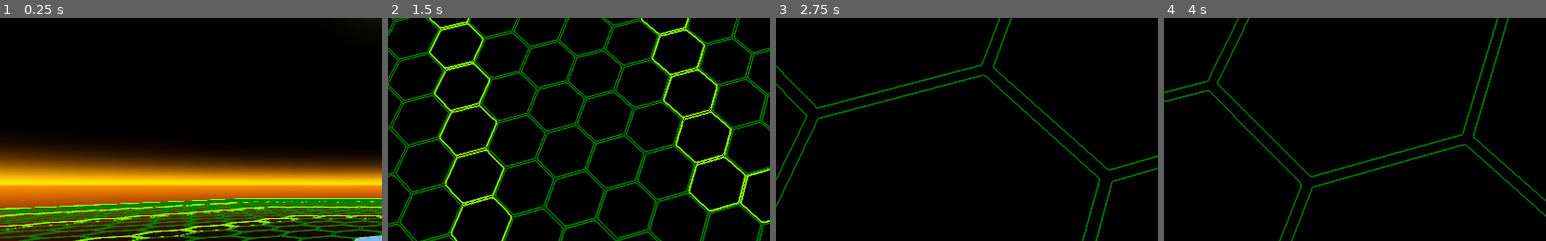
Above: before the commit, frames 1-4 (left to right).
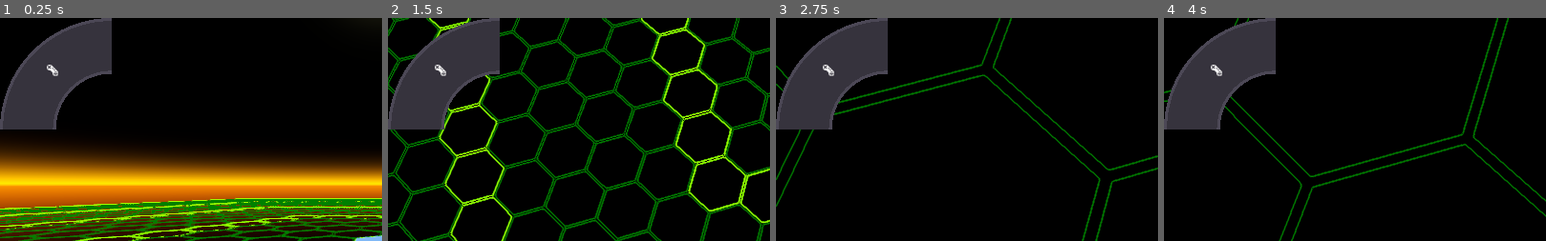
Above: after the commit, the same moments.

Repository: ObsidianBlk/Twin-Sticky
Game: Godot game, scene res://ArenaEditor/ArenaEditor.tscn
Same seed, same stepped clock (60 frames per second), same inputs: the game is played once before the commit and once after it. This scene is started directly instead of the project's main scene.
Inputs (mouse positions are % of the whole screen's width and height, from its top left):
- Up to frame 1 (0.25 s): no input
- Up to frame 2 (1.5 s): tap Enter at 0.5 s; move the mouse to (72, 45) at 0.52 s; hold D (booster_right) 0.53-1.28 s; hold Middle mouse button (orbit_enable) 0.53-1.28 s; click (72, 45) at 0.67 s; tap Space (booster_jump) at 0.77 s; move the mouse to (30, 55) at 1.27 s; hold S (booster_backward) from 1.28 s (still down); tap ` (terminal) at 1.35 s; click (30, 55) at 1.42 s
- Up to frame 3 (2.75 s): tap Space (booster_jump) at 1.52 s; move the mouse to (60, 28) at 2.02 s; release S (booster_backward) at 2.03 s; hold D (booster_right) from 2.03 s (still down); hold , (zoom_in) from 2.03 s (still down); click (60, 28) at 2.17 s
- Up to frame 4 (4 s): move the mouse to (45, 70) at 2.77 s; release D (booster_right) at 2.78 s; release , (zoom_in) at 2.78 s; hold W (booster_forward) 2.78-3.53 s; tap . (zoom_out) at 2.85 s; click (45, 70) at 2.92 s; tap Space (booster_jump) at 3.02, 3.77 s; move the mouse to (80, 65) at 3.52 s; hold A (booster_left) from 3.53 s (still down); hold Middle mouse button (orbit_enable) from 3.53 s (still down); click (80, 65) at 3.67 s
The pictures show only the part of the screen within x 0-50%, y 0-50%; the shares and areas given below are measured in that part.

The runs differ from the first frame. In frame 1, 8.6% of the frame differs, in the area x 0-30%, y 0-50%; in frame 2, 8.6%; in frame 3, 8.6%; in frame 4, 8.6%.

Commit message:
Moved the Radial Menu Button to it's own scene called RadialButton. RadialButton is now a Control with a ColoRect child. RadialButton now handles GUI input (should handle mouse, keyboard, and joypad, but not tested beyond mouse). RadialMenu is now a placeholder.

Diff:
--- a/ArenaEditor/ArenaEditor.tscn
+++ b/ArenaEditor/ArenaEditor.tscn
@@ -1,10 +1,11 @@
-[gd_scene load_steps=8 format=2]
+[gd_scene load_steps=9 format=2]
 
 [ext_resource path="res://ArenaEditor/ArenaEditor.gd" type="Script" id=1]
 [ext_resource path="res://Objects/HexRegion/HexRegion.tscn" type="PackedScene" id=2]
 [ext_resource path="res://ArenaEditor/HexGridOverlay.gd" type="Script" id=3]
 [ext_resource path="res://Objects/GimbleCamera/GimbleCamera.tscn" type="PackedScene" id=4]
-[ext_resource path="res://UI/RadialMenu/Radial.tscn" type="PackedScene" id=5]
+[ext_resource path="res://UI/RadialButton/RadialButton.tscn" type="PackedScene" id=5]
+[ext_resource path="res://Assets/Textures/input_joypad.svg" type="Texture" id=6]
 
 [sub_resource type="ProceduralSky" id=1]
 sky_top_color = Color( 0, 0, 0, 1 )
@@ -61,5 +62,13 @@
 environment = SubResource( 2 )
 
 [node name="UI" type="CanvasLayer" parent="."]
+layer = 100
 
-[node name="Radial" parent="UI" instance=ExtResource( 5 )]
+[node name="RadialButton" parent="UI" instance=ExtResource( 5 )]
+margin_right = 300.0
+margin_bottom = 300.0
+icon = ExtResource( 6 )
+end_degree = 90.0
+outer_radius = 150.0
+inner_radius = 75.0
+trim_width = 4.0
--- a/Shaders/Arc.shader
+++ b/Shaders/Arc.shader
@@ -1,6 +1,7 @@
 shader_type canvas_item;
 
 uniform sampler2D icon;
+uniform bool use_icon = false;
 uniform vec4 color_body : hint_color = vec4(1,1,1,1);
 uniform vec4 color_trim : hint_color = vec4(0,0,0,1);
 uniform float trim_width = 1.0;
@@ -13,6 +14,7 @@
 vec4 test(){return vec4(0,0,0,1);}
 
 vec4 IconColor(vec2 uv){
+	if (!use_icon){return vec4(0,0,0,0);}
 	float center_angle = radians(angle_start + ((angle_end - angle_start) * 0.5)) + 3.14159;
 	vec2 direction = vec2(cos(center_angle), sin(center_angle));
 	float arc_width = radius_outer - radius_inner;
--- /dev/null
+++ b/UI/RadialButton/RadialButton.gd
@@ -0,0 +1,294 @@
+extends Control
+tool
+
+# TODO: MAJOR
+# Add variables for scaling the icon (if defined) relative to the thickness of the arc
+# This will require adjustments to the Arc.shader code as well!
+
+# ------------------------------------------------------------------------------
+# Signals
+# ------------------------------------------------------------------------------
+signal pressed()
+signal button_down()
+signal button_up()
+
+# ------------------------------------------------------------------------------
+# Constants and ENUMs
+# ------------------------------------------------------------------------------
+enum BUTTON_STATE {Normal=0, Hover=1, Pressed=2}
+const DEFAULT_ICON : Texture = preload("res://Assets/Textures/black_16x16.png")
+
+# ------------------------------------------------------------------------------
+# Export Variables
+# ------------------------------------------------------------------------------
+export var icon : Texture = null							setget set_icon
+export var start_degree : float = 0.0						setget set_start_degree
+export var end_degree : float = 45.0						setget set_end_degree
+export var outer_radius : float = 42.0						setget set_outer_radius
+export var inner_radius : float = 20.0						setget set_inner_radius
+export var trim_width : float = 1.0							setget set_trim_width
+export var pressed : bool = false							setget set_pressed
+export var color_normal : Color = Color("#37343e")			setget set_color_normal
+export var color_hover : Color = Color("#4d4057")			setget set_color_hover
+export var color_pressed : Color = Color("#141317")			setget set_color_pressed
+export var trim_color_normal : Color = Color("#4d4957")		setget set_trim_color_normal
+export var trim_color_hover : Color = Color("#37343e")		setget set_trim_color_hover
+export var trim_color_pressed : Color = Color("#37343e")		setget set_trim_color_pressed
+
+# ------------------------------------------------------------------------------
+# Variables
+# ------------------------------------------------------------------------------
+var _in_focus : bool = false
+var _btn_state : int = BUTTON_STATE.Normal
+
+# ------------------------------------------------------------------------------
+# Onready Variables
+# ------------------------------------------------------------------------------
+onready var _crect_node : ColorRect = $ColorRect
+
+# ------------------------------------------------------------------------------
+# Setters
+# ------------------------------------------------------------------------------
+func set_icon(ico : Texture) -> void:
+	icon = ico
+	_UpdateShaderParams("icon", icon)
+
+func set_start_degree(d : float) -> void:
+	d = fmod(d, 360.0)
+	if d < end_degree:
+		start_degree = d
+		_UpdateShaderParams("angle_start", start_degree)
+
+func set_end_degree(d : float) -> void:
+	d = fmod(d, 360.0)
+	if d > start_degree:
+		end_degree = d
+		_UpdateShaderParams("angle_end", end_degree)
+
+func set_outer_radius(r : float) -> void:
+	if r > inner_radius:
+		outer_radius = r
+		#set_size(Vector2(outer_radius * 2, outer_radius * 2))
+		_UpdateShaderParams("base_size", outer_radius)
+		_UpdateShaderParams("radius_outer", outer_radius)
+		call_deferred("_UpdateRectSize")
+
+func set_inner_radius(r : float) -> void:
+	if r < outer_radius:
+		inner_radius = r
+		_UpdateShaderParams("radius_inner", inner_radius)
+
+func set_trim_width(w : float) -> void:
+	if w >= 0.0:
+		trim_width = w
+		_UpdateShaderParams("trim_width", trim_width)
+
+func set_pressed(p : bool) -> void:
+	pressed = p
+	if pressed:
+		_btn_state = BUTTON_STATE.Pressed
+	else:
+		_btn_state = BUTTON_STATE.Hover if _in_focus else BUTTON_STATE.Normal
+	_UpdateShaderColors()
+
+func set_color_normal(c : Color) -> void:
+	color_normal = c
+	_UpdateShaderColors()
+
+func set_color_hover(c : Color) -> void:
+	color_hover = c
+	_UpdateShaderColors()
+
+func set_color_pressed(c : Color) -> void:
+	color_pressed = c
+	_UpdateShaderColors()
+
+func set_trim_color_normal(c : Color) -> void:
+	trim_color_normal = c
+	_UpdateShaderColors()
+
+func set_trim_color_hover(c : Color) -> void:
+	trim_color_hover = c
+	_UpdateShaderColors()
+
+func set_trim_color_pressed(c : Color) -> void:
+	trim_color_pressed = c
+	_UpdateShaderColors()
+
+# ------------------------------------------------------------------------------
+# Override Methods
+# ------------------------------------------------------------------------------
+func _ready() -> void:
+	if not Engine.editor_hint:
+		connect("focus_entered", self, "_on_focus_entered")
+		connect("focus_exited", self, "_on_focus_exited")
+	_UpdateRectSize()
+	_FullShaderUpdate()
+
+func _gui_input(event : InputEvent) -> void:
+	if event is InputEventMouseMotion:
+		var reset : bool = true
+		if _MousePositionOnButton(event.position - rect_position):
+				_btn_state = BUTTON_STATE.Hover
+				_UpdateShaderColors()
+				accept_event()
+				reset = false
+		if reset and _btn_state != BUTTON_STATE.Normal:
+			_btn_state = BUTTON_STATE.Normal
+			_UpdateShaderColors()
+	match _btn_state:
+		BUTTON_STATE.Hover:
+			var pressed : bool = false
+			if event is InputEventMouseButton:
+				if event.button_index == BUTTON_LEFT and event.pressed == true:
+					pressed = true
+			elif event.is_action_pressed("ui_select"):
+				pressed = true
+
+			if pressed:
+				_btn_state = BUTTON_STATE.Pressed
+				_UpdateShaderColors()
+				accept_event()
+				emit_signal("button_down")
+				emit_signal("pressed")
+		BUTTON_STATE.Pressed:
+			var released = false
+			var focused : bool = _in_focus
+			if event is InputEventMouseButton:
+				if event.button_index == BUTTON_LEFT and event.pressed == false:
+					focused = _MousePositionOnButton(event.position)
+					released = true
+			if event.is_action_released("ui_select"):
+				released = true
+
+			if released:
+				_btn_state = BUTTON_STATE.Hover if focused else BUTTON_STATE.Normal
+				_UpdateShaderColors()
+				accept_event()
+				emit_signal("button_up")
+
+
+# ------------------------------------------------------------------------------
+# Private Methods
+# ------------------------------------------------------------------------------
+func _MousePositionOnButton(mpos : Vector2) -> bool:
+	var dist :float = mpos.distance_to(Vector2(outer_radius, outer_radius))
+	var reset : bool = true
+	if dist >= inner_radius and dist <= outer_radius:
+		var angle = rad2deg(mpos.angle_to_point(Vector2(outer_radius, outer_radius)) + PI)
+		if angle >= start_degree and angle <= end_degree:
+			return true
+	return false
+
+
+func _UpdateRectSize() -> void:
+	rect_size = Vector2(outer_radius * 2, outer_radius * 2)
+	if _crect_node:
+		_crect_node.rect_size = Vector2(outer_radius * 2, outer_radius * 2)
+		_crect_node.update()
+
+func _FullShaderUpdate() -> void:
+	if not _crect_node:
+		return
+
+	var mat : ShaderMaterial = _crect_node.get_material()
+	if mat != null:
+		if icon != null:
+			mat.set_shader_param("icon", icon)
+			mat.set_shader_param("use_icon", true)
+		else:
+			mat.set_shader_param("icon", DEFAULT_ICON)
+			mat.set_shader_param("use_icon", false)
+		mat.set_shader_param("base_size", outer_radius)
+		mat.set_shader_param("angle_start", start_degree)
+		mat.set_shader_param("angle_end", end_degree)
+		mat.set_shader_param("radius_inner", inner_radius)
+		mat.set_shader_param("radius_outer", outer_radius)
+		mat.set_shader_param("trim_width", trim_width)
+		_UpdateShaderColors()
+
+
+func _UpdateShaderParams(param : String, value) -> void:
+	if not _crect_node:
+		return
+	var mat : ShaderMaterial = _crect_node.get_material()
+	if mat != null:
+		match param:
+			"icon":
+				if value is Texture:
+					mat.set_shader_param("icon", value)
+					mat.set_shader_param("use_icon", true)
+				else:
+					mat.set_shader_param("icon", DEFAULT_ICON)
+					mat.set_shader_param("use_icon", false)
+			"base_size":
+				mat.set_shader_param("base_size", value)
+			"angle_start":
+				mat.set_shader_param("angle_start", value)
+			"angle_end":
+				mat.set_shader_param("angle_end", value)
+			"radius_inner":
+				mat.set_shader_param("radius_inner", value)
+			"radius_outer":
+				mat.set_shader_param("radius_outer", value)
+			"trim_width":
+				mat.set_shader_param("trim_width", value)
+
+func _UpdateShaderColors() -> void:
+	if not _crect_node:
+		return
+	var mat : ShaderMaterial = _crect_node.get_material()
+	if mat != null:
+		match (_btn_state):
+			BUTTON_STATE.Normal:
+				mat.set_shader_param("color_body", color_normal)
+				mat.set_shader_param("color_trim", trim_color_normal)
+			BUTTON_STATE.Hover:
+				mat.set_shader_param("color_body", color_hover)
+				mat.set_shader_param("color_trim", trim_color_hover)
+			BUTTON_STATE.Pressed:
+				mat.set_shader_param("color_body", color_pressed)
+				mat.set_shader_param("color_trim", trim_color_pressed)
+
+
+# ------------------------------------------------------------------------------
+# Public Methods
+# ------------------------------------------------------------------------------
+func set_arc(start_angle : float, end_angle : float) -> void:
+	set_arc_degrees(rad2deg(start_angle), rad2deg(end_angle))
+
+func set_arc_degrees(start_angle_degree : float, end_angle_degree : float) -> void:
+	start_angle_degree = fmod(start_angle_degree, 360.0)
+	end_angle_degree = fmod(end_angle_degree, 360.0)
+	if end_angle_degree > start_angle_degree:
+		start_degree = start_angle_degree
+		end_degree = end_angle_degree
+		_UpdateShaderParams("angle_start", start_degree)
+		_UpdateShaderParams("angle_end", end_degree)
+
+func set_radii(radius_inner : float, radius_outer : float) -> void:
+	if radius_inner < radius_outer:
+		inner_radius = radius_inner
+		outer_radius = radius_outer
+		_UpdateShaderParams("base_size", outer_radius)
+		_UpdateShaderParams("radius_outer", outer_radius)
+		_UpdateShaderParams("radius_inner", inner_radius)
+		call_deferred("_UpdateRectSize")
+
+# ------------------------------------------------------------------------------
+# Override Methods
+# ------------------------------------------------------------------------------
+
+func _on_focus_entered() -> void:
+	print("Focus Entered")
+	_in_focus = true
+	if _btn_state != BUTTON_STATE.Pressed:
+		_btn_state = BUTTON_STATE.Hover
+	_UpdateShaderColors()
+
+func _on_focus_exited() -> void:
+	print("Focus Exited")
+	_in_focus = false
+	if _btn_state != BUTTON_STATE.Pressed:
+		_btn_state = BUTTON_STATE.Normal
+	_UpdateShaderColors()
--- /dev/null
+++ b/UI/RadialButton/RadialButton.tscn
@@ -0,0 +1,32 @@
+[gd_scene load_steps=5 format=2]
+
+[ext_resource path="res://Assets/Textures/black_16x16.png" type="Texture" id=1]
+[ext_resource path="res://Shaders/Arc.shader" type="Shader" id=2]
+[ext_resource path="res://UI/RadialButton/RadialButton.gd" type="Script" id=3]
+
+[sub_resource type="ShaderMaterial" id=1]
+resource_local_to_scene = true
+shader = ExtResource( 2 )
+shader_param/use_icon = false
+shader_param/color_body = Color( 0.215686, 0.203922, 0.243137, 1 )
+shader_param/color_trim = Color( 0.301961, 0.286275, 0.341176, 1 )
+shader_param/trim_width = 1.0
+shader_param/angle_start = 0.0
+shader_param/angle_end = 45.0
+shader_param/base_size = 42.0
+shader_param/radius_inner = 20.0
+shader_param/radius_outer = 42.0
+shader_param/icon = ExtResource( 1 )
+
+[node name="RadialButton" type="Control"]
+margin_right = 84.0
+margin_bottom = 84.0
+script = ExtResource( 3 )
+
+[node name="ColorRect" type="ColorRect" parent="."]
+material = SubResource( 1 )
+margin_right = 84.0
+margin_bottom = 84.0
+mouse_filter = 2
+size_flags_horizontal = 3
+size_flags_vertical = 3
--- a/UI/RadialMenu/Radial.tscn
+++ /dev/null
@@ -1,28 +0,0 @@
-[gd_scene load_steps=4 format=2]
-
-[ext_resource path="res://UI/RadialMenu/RadialButton.gd" type="Script" id=1]
-[ext_resource path="res://Shaders/Arc.shader" type="Shader" id=2]
-
-[sub_resource type="ShaderMaterial" id=2]
-resource_local_to_scene = true
-shader = ExtResource( 2 )
-shader_param/color_body = Color( 0, 0, 0.545098, 1 )
-shader_param/color_trim = Color( 0.545098, 0, 0.545098, 1 )
-shader_param/trim_width = 1.0
-shader_param/angle_start = 0.0
-shader_param/angle_end = 45.0
-shader_param/base_size = 10.0
-shader_param/radius_inner = 5.0
-shader_param/radius_outer = 10.0
-
-[node name="Radial" type="Popup"]
-visible = true
-margin_right = 40.0
-margin_bottom = 40.0
-
-[node name="RadialButton" type="ColorRect" parent="."]
-material = SubResource( 2 )
-margin_right = 10.0
-margin_bottom = 10.0
-mouse_filter = 1
-script = ExtResource( 1 )
--- a/UI/RadialMenu/RadialButton.gd
+++ /dev/null
@@ -1,165 +0,0 @@
-extends ColorRect
-tool
-
-# ------------------------------------------------------------------------------
-# Signals
-# ------------------------------------------------------------------------------
-signal pressed()
-signal button_down()
-signal button_up()
-
-# ------------------------------------------------------------------------------
-# Constants and ENUMs
-# ------------------------------------------------------------------------------
-enum BUTTON_STATE {Normal=0, Hover=1, Pressed=2}
-
-# ------------------------------------------------------------------------------
-# Export Variables
-# ------------------------------------------------------------------------------
-export var icon : Texture = null							setget set_icon
-export var start_degree : float = 0.0						setget set_start_degree
-export var end_degree : float = 45.0						setget set_end_degree
-export var outer_radius : float = 10.0						setget set_outer_radius
-export var inner_radius : float = 5.0						setget set_inner_radius
-export var pressed : bool = false
-export var color_normal : Color = Color.darkblue			setget set_color_normal
-export var color_hover : Color = Color.blue					setget set_color_hover
-export var color_pressed : Color = Color.blueviolet			setget set_color_pressed
-export var trim_color_normal : Color = Color.darkmagenta	setget set_trim_color_normal
-export var trim_color_hover : Color = Color.blueviolet		setget set_trim_color_hover
-export var trim_color_pressed : Color = Color.blue			setget set_trim_color_pressed
-
-# ------------------------------------------------------------------------------
-# Variables
-# ------------------------------------------------------------------------------
-var _in_focus : bool = false
-var _btn_state : int = BUTTON_STATE.Normal
-
-# ------------------------------------------------------------------------------
-# Setters
-# ------------------------------------------------------------------------------
-func set_icon(ico : Texture) -> void:
-	icon = ico
-	_UpdateShaderParams("icon", icon)
-
-func set_start_degree(d : float) -> void:
-	d = fmod(d, 360.0)
-	if d < end_degree:
-		start_degree = d
-		_UpdateShaderParams("angle_start", start_degree)
-
-func set_end_degree(d : float) -> void:
-	d = fmod(d, 360.0)
-	if d > start_degree:
-		end_degree = d
-		_UpdateShaderParams("angle_end", end_degree)
-
-func set_outer_radius(r : float) -> void:
-	if r > inner_radius:
-		outer_radius = r
-		rect_size = Vector2(outer_radius, outer_radius)
-		_UpdateShaderParams("base_size", outer_radius)
-		_UpdateShaderParams("radius_inner", inner_radius)
-
-func set_inner_radius(r : float) -> void:
-	if r < outer_radius:
-		inner_radius = r
-		_UpdateShaderParams("radius_outer", outer_radius)
-
-func set_pressed(p : bool) -> void:
-	pressed = p
-	if pressed:
-		_btn_state = BUTTON_STATE.Pressed
-	else:
-		_btn_state = BUTTON_STATE.Hover if _in_focus else BUTTON_STATE.Normal
-	_UpdateShaderColors()
-
-func set_color_normal(c : Color) -> void:
-	color_normal = c
-	_UpdateShaderColors()
-
-func set_color_hover(c : Color) -> void:
-	color_hover = c
-	_UpdateShaderColors()
-
-func set_color_pressed(c : Color) -> void:
-	color_pressed = c
-	_UpdateShaderColors()
-
-func set_trim_color_normal(c : Color) -> void:
-	trim_color_normal = c
-	_UpdateShaderColors()
-
-func set_trim_color_hover(c : Color) -> void:
-	trim_color_hover = c
-	_UpdateShaderColors()
-
-func set_trim_color_pressed(c : Color) -> void:
-	trim_color_pressed = c
-	_UpdateShaderColors()
-
-# ------------------------------------------------------------------------------
-# Override Methods
-# ------------------------------------------------------------------------------
-func _ready() -> void:
-	if not Engine.editor_hint:
-		mouse_filter = Control.MOUSE_FILTER_PASS
-		connect("gui_input", self, "_on_gui_input")
-		connect("focus_entered", self, "_on_focus_entered")
-		connect("focus_exited", self, "_on_focus_exited")
-
-
-# ------------------------------------------------------------------------------
-# Private Methods
-# ------------------------------------------------------------------------------
-func _UpdateShaderParams(param : String, value) -> void:
-	var mat : ShaderMaterial = get_material()
-	if mat != null:
-		match param:
-			"icon":
-				mat.set_shader_param("icon", value)
-			"base_size":
-				mat.set_shader_param("base_size", value)
-			"angle_start":
-				mat.set_shader_param("angle_start", value)
-			"angle_end":
-				mat.set_shader_param("angle_end", value)
-			"radius_inner":
-				mat.set_shader_param("radius_inner", value)
-			"radius_outer":
-				mat.set_shader_param("radius_outer", value)
-
-func _UpdateShaderColors() -> void:
-	var mat : ShaderMaterial = get_material()
-	if mat != null:
-		match (_btn_state):
-			BUTTON_STATE.Normal:
-				mat.set_shader_param("color_body", color_normal)
-				mat.set_shader_param("color_trim", trim_color_normal)
-			BUTTON_STATE.Hover:
-				mat.set_shader_param("color_body", color_hover)
-				mat.set_shader_param("color_trim", trim_color_hover)
-			BUTTON_STATE.Pressed:
-				mat.set_shader_param("color_body", color_pressed)
-				mat.set_shader_param("color_trim", trim_color_pressed)
-
-# ------------------------------------------------------------------------------
-# Override Methods
-# ------------------------------------------------------------------------------
-func _on_gui_input(event : InputEvent) -> void:
-	if event is InputEventMouseMotion:
-		pass
-	if event.is_action_pressed("ui_select"):
-		pass
-
-func _on_focus_entered() -> void:
-	_in_focus = true
-	if _btn_state != BUTTON_STATE.Pressed:
-		_btn_state = BUTTON_STATE.Hover
-	_UpdateShaderColors()
-
-func _on_focus_exited() -> void:
-	_in_focus = false
-	if _btn_state != BUTTON_STATE.Pressed:
-		_btn_state = BUTTON_STATE.Normal
-	_UpdateShaderColors()
--- /dev/null
+++ b/UI/RadialMenu/RadialMenu.gd
@@ -0,0 +1,33 @@
+extends Popup
+
+
+# ------------------------------------------------------------------------------
+# Export Variables
+# ------------------------------------------------------------------------------
+
+
+# ------------------------------------------------------------------------------
+# Variables
+# ------------------------------------------------------------------------------
+
+
+# ------------------------------------------------------------------------------
+# Override Methods
+# ------------------------------------------------------------------------------
+
+func add_child(node : Node, legible_unique_name : bool = false) -> void:
+	pass
+
+# ------------------------------------------------------------------------------
+# Private Methods
+# ------------------------------------------------------------------------------
+
+
+# ------------------------------------------------------------------------------
+# Public Methods
+# ------------------------------------------------------------------------------
+
+
+# ------------------------------------------------------------------------------
+# Handler Methods
+# ------------------------------------------------------------------------------
--- /dev/null
+++ b/UI/RadialMenu/RadialMenu.tscn
@@ -0,0 +1,8 @@
+[gd_scene load_steps=2 format=2]
+
+[ext_resource path="res://UI/RadialMenu/RadialMenu.gd" type="Script" id=1]
+
+[node name="RadialMenu" type="Popup"]
+margin_right = 40.0
+margin_bottom = 40.0
+script = ExtResource( 1 )
